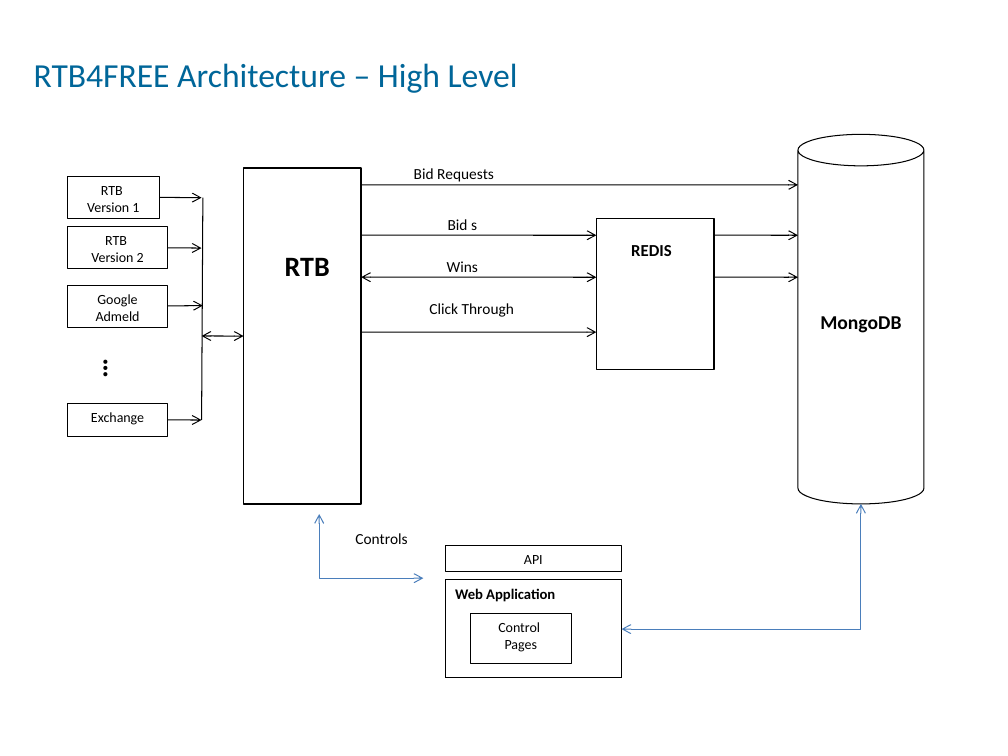
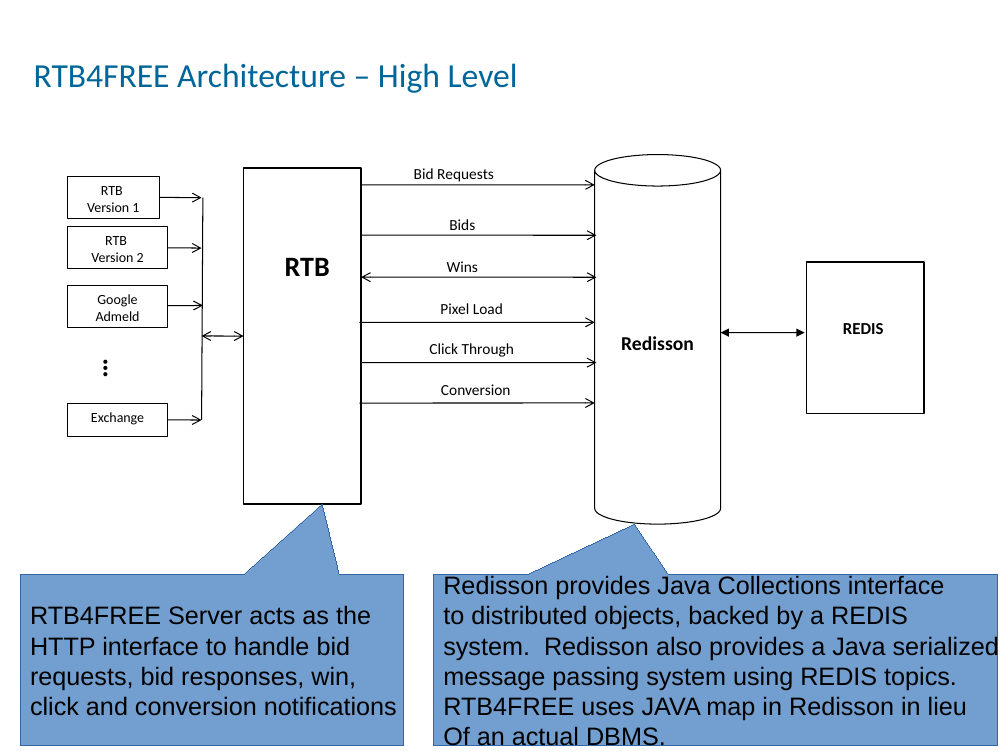
Before and after one commit to benmfaul/XRTB, a slide deck: slide 1 of www/arch/RTB_architecture_mod3.odp. Drawn at 1008x756 pixels with LibreOffice and Linux fonts; fonts in the diff are those of the drawing. Boxes give left, top, right and bottom in pixels: in the first picture for what was removed or moved away, otherwise in the second. Text is boxed around its words. In the diff, an @@ line names an element or a change of style, - is before the commit and + after.

Commit message:
Fix presentation to remove mongodb

```diff
--- a/www/arch/RTB_architecture_mod3.odp
+++ b/www/arch/RTB_architecture_mod3.odp
@@ cylinder removed at bbox=[798, 134, 924, 504] @@
-MongoDB
@@ cylinder added at bbox=[595, 154, 721, 524], outline #000000 0.74 pt, 14 pt, text #000000, bold @@
+Redisson
@@ arrow moved from (361, 184) - (798, 184) to (361, 184) - (595, 184) @@
@@ text at bbox=[449, 219, 475, 235]: spaces changed @@
-Bid s
+Bids
@@ arrow removed from (714, 235) to (798, 235) @@
@@ rectangle: place and size @@
-rectangle at bbox=[597, 219, 715, 370]
+rectangle at bbox=[806, 262, 924, 413]
@@ arrow moved from (361, 333) - (597, 333) to (360, 323) - (595, 323) @@
@@ text added at bbox=[440, 303, 503, 314], 11 pt, text #000000 @@
+Pixel Load
@@ text "REDIS": place and size @@
-text "REDIS" at bbox=[631, 245, 672, 256]
+text "REDIS" at bbox=[843, 323, 884, 334]
@@ text "Click Through": place and size @@
-text "Click Through" at bbox=[429, 303, 514, 317]
+text "Click Through" at bbox=[429, 343, 514, 357]
@@ arrow moved from (714, 277) - (798, 277) to (721, 333) - (804, 333) @@
@@ arrow (721, 333) - (804, 333): arrow to double arrow @@
@@ arrow added from (361, 363) to (597, 363), #000000 0.74 pt @@
@@ text added at bbox=[441, 384, 511, 395], 11 pt, text #000000 @@
+Conversion
@@ arrow added from (360, 403) to (595, 403), #000000 0.74 pt @@
@@ elbow double arrow removed from (622, 629) to (861, 504) @@
@@ elbow double arrow removed from (320, 514) to (423, 579) @@
@@ text removed at bbox=[355, 533, 407, 544] @@
-Controls
@@ rectangle removed at bbox=[446, 546, 622, 572] @@
-API
@@ speech box added at bbox=[20, 575, 403, 746], fill #729FCF, outline #3465A4 0 pt, 18 pt, text #000000 @@
+RTB4FREE Server acts as the
+HTTP interface to handle bid
+requests, bid responses, win,
+click and conversion notifications
@@ speech box added at bbox=[433, 575, 998, 746], fill #729FCF, outline #3465A4 0 pt, 18 pt, text #000000 @@
+Redisson provides Java Collections interface
+to distributed objects, backed by a REDIS
+system. Redisson also provides a Java serialized
+message passing system using REDIS topics.
+RTB4FREE uses JAVA map in Redisson in lieu
+Of an actual DBMS.
@@ rectangle removed at bbox=[446, 580, 622, 677] @@
-Web Application
@@ rectangle removed at bbox=[471, 613, 572, 663] @@
-Control
-Pages
```
Also in this commit, not shown: 4 other slides changed, 21 other files.
